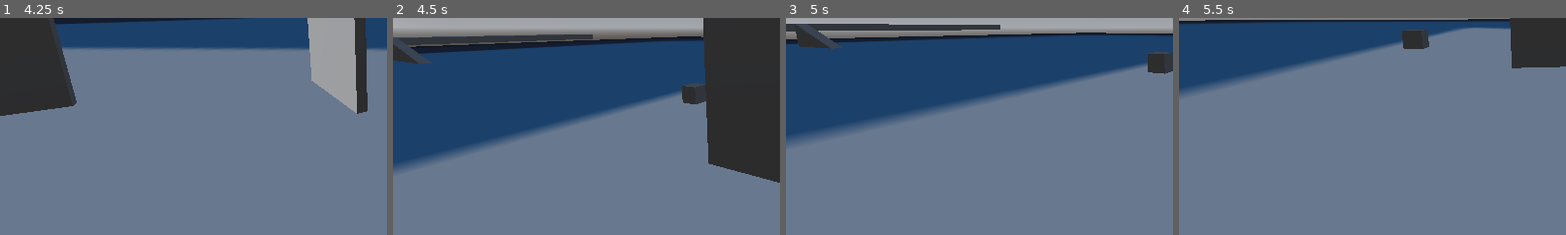
Above: before the commit, frames 1-4 (left to right).
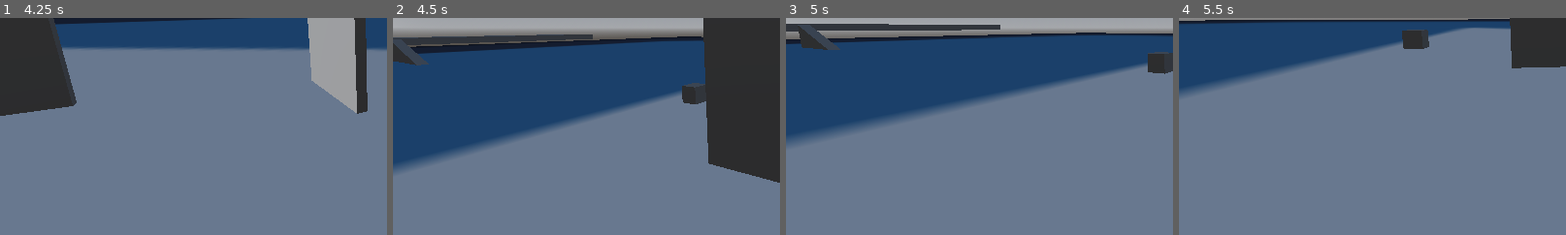
Above: after the commit, the same moments.

Repository: PedroKlemensov/megadungeon
Game: Godot game, scene res://fases/tests/teste1.tscn
The game is run twice, just before and just after one commit, with the same random seed, the same clock (stepped at 60 frames per second) and the same inputs. The engine's default icon, where the game draws it, is replaced by a stand-in: a white triangle on a blue panel in a dark square.
Inputs (mouse positions are % of the whole screen's width and height, from its top left):
- Up to frame 1 (4.25 s): move the mouse to (72, 45) at 0.52 s; hold D (right) 0.53-1.28 s; tap W (front) at 0.6, 2.85 s; click (72, 45) at 0.67 s; move the mouse to (45, 50) at 1.27 s; hold S (down) 1.28-2.03 s; tap Space (junp) at 1.35, 3.6 s; move the mouse to (52, 48) at 2.02 s; hold Shift (sprint) 2.03-2.78 s; hold D (right) 2.03-3.53 s; move the mouse to (49, 52) at 2.77 s; move the mouse to (57, 51) at 3.52 s; hold A (left) from 3.53 s (still down)
- Up to frame 2 (4.5 s): keep holding A (left); move the mouse to (42, 49) at 4.27 s; tap Shift (sprint) at 4.35 s
- Up to frame 3 (5 s): keep holding A (left)
- Up to frame 4 (5.5 s): move the mouse to (51, 50) at 5.02 s; release A (left) at 5.03 s; hold S (down) from 5.03 s (still down); tap W (front) at 5.1 s
The pictures show only the part of the screen within x 0-50%, y 38-88%; the shares and areas given below are measured in that part.

Frame 1 is identical in both runs. In frame 2, 0.1% of the frame differs, in the area x 0-11%, y 11-22%; in frame 3, 0.2%, in the area x 2-15%, y 3-15%; in frame 4, nothing differs.

Commit message:
Update teste1.tscn

Diff:
--- a/areas/testes/teste1.tscn
+++ b/areas/testes/teste1.tscn
@@ -120,7 +120,7 @@
 shape = SubResource("ConcavePolygonShape3D_ryj0l")
 
 [node name="MeshInstance3D4" type="MeshInstance3D" parent="."]
-transform = Transform3D(-0.048082683, 0, 0.9988434, 0, 1, 0, -0.9988434, 0, -0.048082683, 0.77110386, 1.646179, 49.22107)
+transform = Transform3D(-4.371139e-08, 0, 1, 0, 1, 0, -1, 0, -4.371139e-08, 0.771, 1.5, 49.221)
 mesh = SubResource("PrismMesh_h6gwg")
 
 [node name="StaticBody3D" type="StaticBody3D" parent="MeshInstance3D4"]
